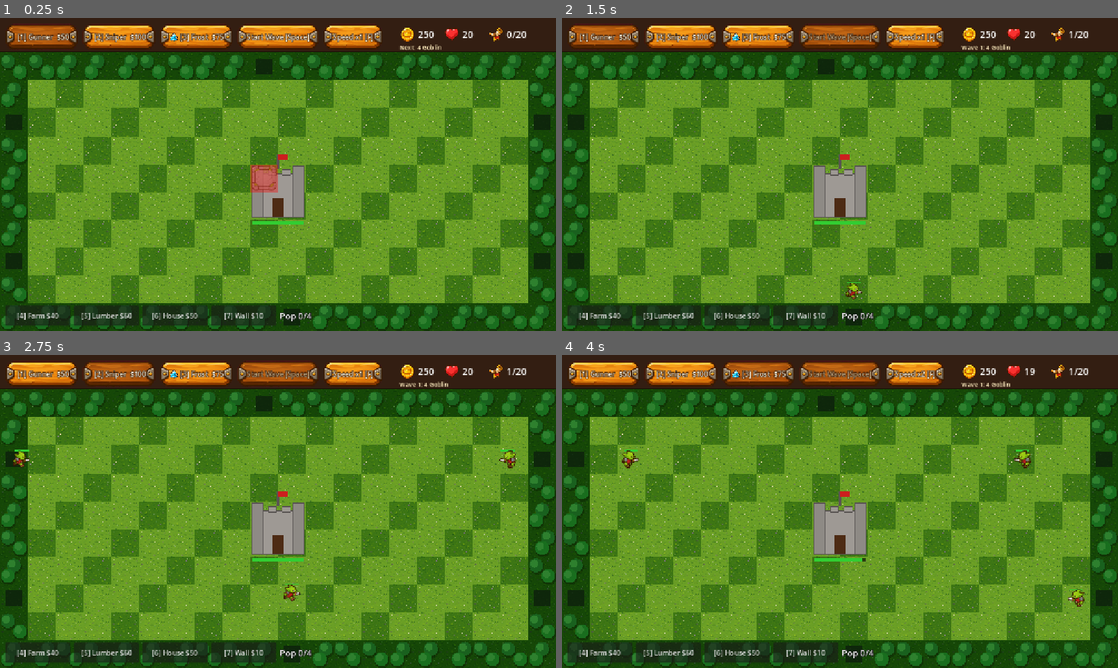
Above: before the commit, frames 1-4 (two rows, left to right).
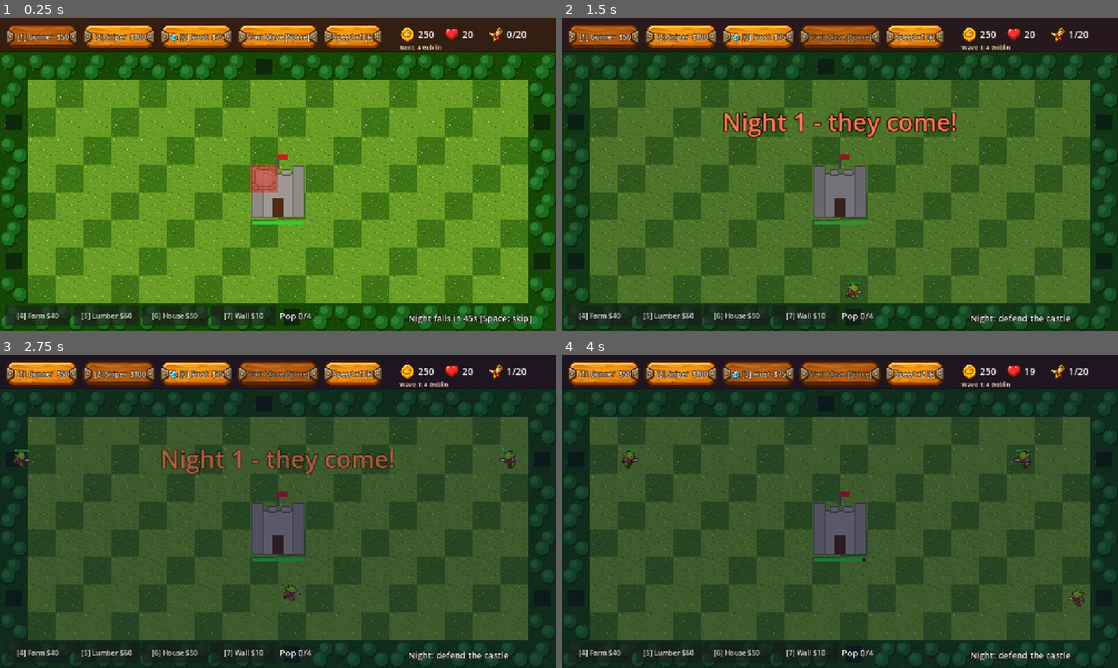
Above: after the commit, the same moments.

Repository: Sosakpanha/Tower-defence
Game: Godot game, scene res://main.tscn
Two runs of this game, one before a commit and one after it. Both use one fixed random seed, a clock stepped at 60 frames per second and the inputs below.
Inputs:
- Up to frame 1 (0.25 s): no input
- Up to frame 2 (1.5 s): click "Start Wave [Space]" at 0.5 s; click "[1] Gunner $50" at 1.25 s
- Up to frame 3 (2.75 s): click "[2] Sniper $100" at 2 s
- Up to frame 4 (4 s): click "[3] Frost $75" at 2.75 s; click "Speed x1 [F]" at 3.5 s

The runs differ from the first frame. In frame 1, 0.4% of the frame differs, in the area x 73-96%, y 94-98%; in frame 2, 69%; in frame 3, 83%, in the area x 0-100%, y 10-100%; in frame 4, 83%.

Commit message:
Day/night cycle: build phase countdown, night waves, darkening overlay and banner
Co-Authored-By: Claude Sonnet 5.5 <noreply@anthropic.com>

Diff:
--- a/core/config.gd
+++ b/core/config.gd
@@ -12,6 +12,8 @@
 const CASTLE_HP := 20
 const MAX_WAVE := 20
 const SELL_REFUND := 0.7
+const FIRST_DAY_SECONDS := 45.0  # build time before wave 1
+const DAY_SECONDS := 30.0        # build time between later waves
 const BASE_POP := 4  # population cap before any House
 
 const SPEEDS := [1.0, 2.0, 3.0]
--- a/main.gd
+++ b/main.gd
@@ -26,6 +26,8 @@
 var hud := Hud.new()
 var buildings := BuildingManager.new()
 var build_menu := BuildMenu.new()
+var day := DayCycle.new()
+var day_banner := DayBanner.new()
 var build_kind := ""          # building type being placed; "" = placing a tower
 
 var lives: int:
@@ -39,10 +41,14 @@
 func _ready() -> void:
 	Engine.time_scale = 1.0
 	preview.game = self
-	for n in [map, castle, preview, buildings, towers_node, enemies_node, projectiles_node, sfx, waves, hud, build_menu]:
+	for n in [map, castle, preview, buildings, towers_node, enemies_node, projectiles_node, sfx, waves, day, day_banner, hud, build_menu]:
 		add_child(n)
 	waves.setup(pathing, enemies_node)
 	buildings.setup(pathing)
+	day.setup(waves)
+	day.phase_changed.connect(day_banner.show_phase)
+	day.countdown.connect(day_banner.set_countdown)
+	day.night_requested.connect(start_wave)
 	buildings.income.connect(func(n: int) -> void: gold += n; _update_hud())
 	buildings.changed.connect(_update_hud)
 	build_menu.building_chosen.connect(_select_building)
--- /dev/null
+++ b/systems/day_cycle.gd
@@ -0,0 +1,42 @@
+## Day (build phase, countdown) then night (the wave attacks). Day N leads into wave N.
+## Emits signals only: Main starts the wave on `night_requested`; the banner listens to the rest.
+class_name DayCycle
+extends Node
+
+signal phase_changed(is_night: bool, number: int)
+signal countdown(seconds_left: int)   # whole seconds left in the day
+signal night_requested                 # the day timer ran out
+
+var is_night := false
+var time_left := Config.FIRST_DAY_SECONDS
+var enabled := true
+var _last_sec := -1
+
+
+func setup(waves: WaveManager) -> void:
+	waves.wave_started.connect(func(w: int) -> void: _set_phase(true, w))
+	waves.wave_cleared.connect(func(w: int) -> void:
+		time_left = Config.DAY_SECONDS
+		enabled = w < Config.MAX_WAVE
+		if w < Config.MAX_WAVE:
+			_set_phase(false, w + 1))
+	phase_changed.emit(false, 1)
+
+
+func _set_phase(night: bool, number: int) -> void:
+	is_night = night
+	_last_sec = -1
+	phase_changed.emit(night, number)
+
+
+func _process(delta: float) -> void:
+	if is_night or not enabled:
+		return
+	time_left -= delta
+	var sec := ceili(maxf(time_left, 0.0))
+	if sec != _last_sec:
+		_last_sec = sec
+		countdown.emit(sec)
+	if time_left <= 0.0:
+		enabled = false  # re-armed when the wave is cleared
+		night_requested.emit()
--- a/tools/screenshot_test.gd
+++ b/tools/screenshot_test.gd
@@ -55,7 +55,7 @@
 			step = 2
 		2:
 			sim_time += delta
-			if sim_time > 6.0:
+			if sim_time > 2.5:
 				wait = 3; step = 3
 		3:
 			shot("02_wave_in_progress")
--- /dev/null
+++ b/ui/day_banner.gd
@@ -0,0 +1,45 @@
+## Night darkening overlay, "Day N / Night N" banner and the day countdown text.
+## Pure presentation: DayCycle's signals feed it.
+class_name DayBanner
+extends CanvasLayer
+
+var overlay := ColorRect.new()
+var banner := Label.new()
+var timer_label := Label.new()
+
+
+func _ready() -> void:
+	overlay.color = Color(0.03, 0.04, 0.2, 0.0)
+	overlay.mouse_filter = Control.MOUSE_FILTER_IGNORE
+	overlay.set_anchors_and_offsets_preset(Control.PRESET_FULL_RECT)
+	add_child(overlay)
+	banner.add_theme_font_size_override("font_size", 56)
+	banner.add_theme_color_override("font_outline_color", Color(0.1, 0.05, 0.0))
+	banner.add_theme_constant_override("outline_size", 10)
+	banner.horizontal_alignment = HORIZONTAL_ALIGNMENT_CENTER
+	banner.position = Vector2(0, 200)
+	banner.size = Vector2(Config.SCREEN.x, 80)
+	banner.mouse_filter = Control.MOUSE_FILTER_IGNORE
+	banner.modulate.a = 0.0
+	add_child(banner)
+	timer_label.position = Vector2(Config.SCREEN.x - 340, Config.SCREEN.y - 44)
+	timer_label.add_theme_font_size_override("font_size", 20)
+	timer_label.add_theme_color_override("font_outline_color", Color.BLACK)
+	timer_label.add_theme_constant_override("outline_size", 5)
+	timer_label.mouse_filter = Control.MOUSE_FILTER_IGNORE
+	add_child(timer_label)
+
+
+func show_phase(is_night: bool, number: int) -> void:
+	var tw := create_tween().set_parallel(true)
+	tw.tween_property(overlay, "color:a", 0.45 if is_night else 0.0, 1.5)
+	banner.text = ("Night %d - they come!" if is_night else "Day %d - build!") % number
+	banner.add_theme_color_override("font_color", Color(1.0, 0.45, 0.35) if is_night else Color(1.0, 0.92, 0.5))
+	banner.modulate.a = 1.0
+	tw.tween_property(banner, "modulate:a", 0.0, 1.0).set_delay(1.8)
+	if is_night:
+		timer_label.text = "Night: defend the castle"
+
+
+func set_countdown(seconds: int) -> void:
+	timer_label.text = "Night falls in %ds [Space: skip]" % seconds
Not shown, added: systems/day_cycle.gd.uid
Not shown, added: tools/attack_test.gd.uid
Not shown, added: tools/balance_test.gd.uid
Not shown, added: ui/day_banner.gd.uid
